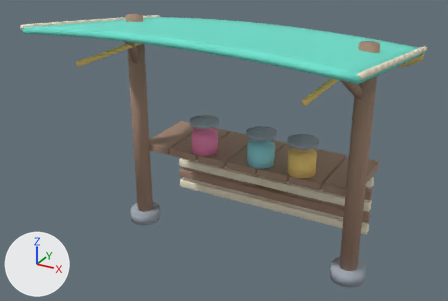
Two versions of the FBX model Assets/Festival/Art/Resources/FestivalCampShop.fbx, one commit apart.
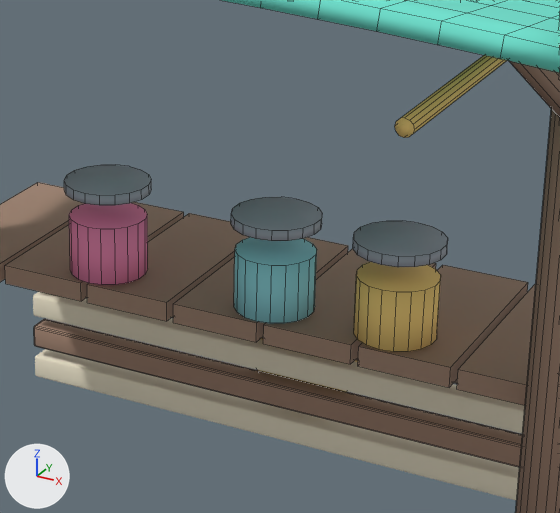
Each version is shown whole from a 50 mm camera at (3.56, -6.91, 4.95) aimed at (-0.07, -0.31, 1.64), then close up on the part from 38% to 80% of the width and 20% to 77% of the height. Arrows for +X, +Y and +Z are at lower left; the lights stay in place. The last two pictures show the newer version. The close-ups show mesh edges as thin lines. Vertices at exactly the same position are counted once.

Before the edit, the objects in view are built like this:
```python
ob_festivalcampshop_cream__cream = bpy.data.objects.new('FestivalCampShop Cream__Cream', me_festivalcampshop_cream__cream)
ob_festivalcampshop_cream__cream.location = (0.0, 1.0, 0.24)
ob_festivalcampshop_glass__glass = bpy.data.objects.new('FestivalCampShop Glass__Glass', me_festivalcampshop_glass__glass)
ob_festivalcampshop_glass__glass.location = (0.22, 0.22, 1.46)
ob_festivalcampshop_metal__metal = bpy.data.objects.new('FestivalCampShop Metal__Metal', me_festivalcampshop_metal__metal)
ob_festivalcampshop_metal__metal.location = (-1.65, 0.0, 0.12)
ob_festivalcampshop_rose__rose = bpy.data.objects.new('FestivalCampShop Rose__Rose', me_festivalcampshop_rose__rose)
ob_festivalcampshop_rose__rose.location = (-0.68, 0.22, 1.46)
# also in view: 'FestivalCampShop Gold__Gold' at (0.0, -0.14, 1.65); 'FestivalCampShop CanvasMint__CanvasMint' at (0.0, -0.26, 3.15); 'FestivalCampShop Wood__Wood' at (0.0, 0.24, 1.61)
```
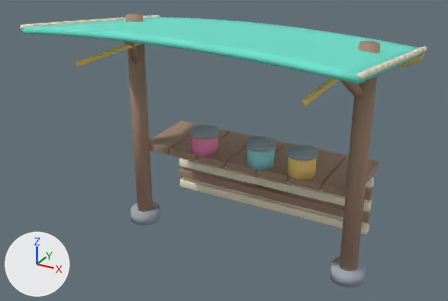
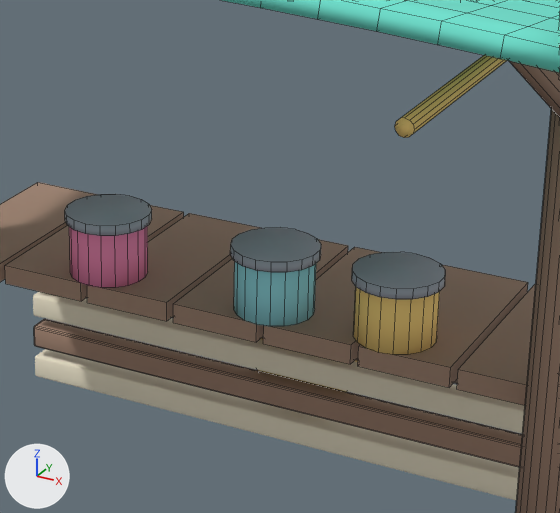
What changed in the scene script:
```text
Change me_festivalcampshop_metal__metal:
    used by ob_festivalcampshop_metal__metal; location = (-1.65, 0.0, 0.12)
    remove me_festivalcampshop_metal__metal.from_pydata(...)  # 180 vertices, 100 faces; spans x -0.23..3.53, y -0.23..0.43, z -0.09..1.66
    add me_festivalcampshop_metal__metal.from_pydata(...)  # 180 vertices, 100 faces; spans x -0.23..3.53, y -0.23..0.43, z -0.09..1.51
    me_festivalcampshop_metal__metal part 1: the loose piece of 36 vertices spanning x 0.76..1.18, y 0.01..0.43, z 1.62..1.66 is moved by (0.0, 0.0, -0.15)
    me_festivalcampshop_metal__metal part 2: the loose piece of 36 vertices spanning x 1.66..2.08, y 0.01..0.43, z 1.62..1.66 is moved by (0.0, 0.0, -0.15)
    me_festivalcampshop_metal__metal part 3: the loose piece of 36 vertices spanning x 2.27..2.69, y 0.01..0.43, z 1.62..1.66 is moved by (0.0, 0.0, -0.15)
Change ob_festivalcampshop_rose__rose:
    ob_festivalcampshop_rose__rose.location: (-0.68, 0.22, 1.46) -> (-0.68, 0.22, 1.445)
Change ob_festivalcampshop_glass__glass:
    ob_festivalcampshop_glass__glass.location: (0.22, 0.22, 1.46) -> (0.22, 0.22, 1.445)
```

Where the change shows, as pixel boxes (x1, y1, x2, y2) in the close-ups (560 x 513 px; the box of a moved part takes in the faces that stretch with it):
'FestivalCampShop Metal__Metal', reshaped: before (64, 165, 448, 267); after (65, 194, 445, 299)
'FestivalCampShop Glass__Glass', moved: before (234, 237, 317, 323); after (234, 262, 316, 326)
'FestivalCampShop Rose__Rose', moved: before (69, 203, 148, 285); after (69, 226, 148, 288)
part 1 of me_festivalcampshop_metal__metal, moved or reshaped: before (64, 165, 151, 205); after (65, 194, 152, 236)
part 2 of me_festivalcampshop_metal__metal, moved or reshaped: before (231, 197, 322, 241); after (230, 227, 321, 272)
part 3 of me_festivalcampshop_metal__metal, moved or reshaped: before (353, 221, 448, 267); after (352, 252, 445, 299)
